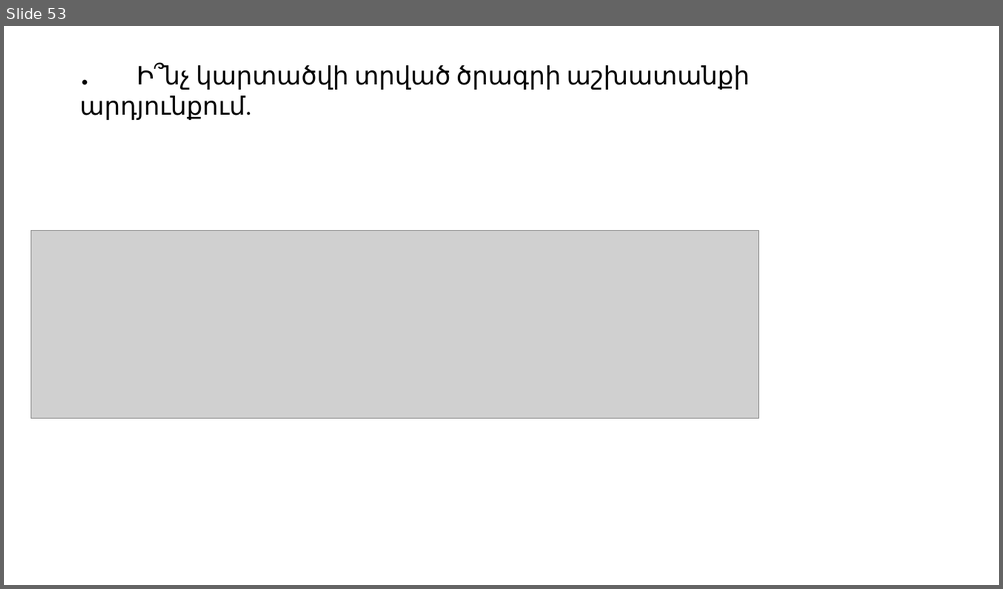
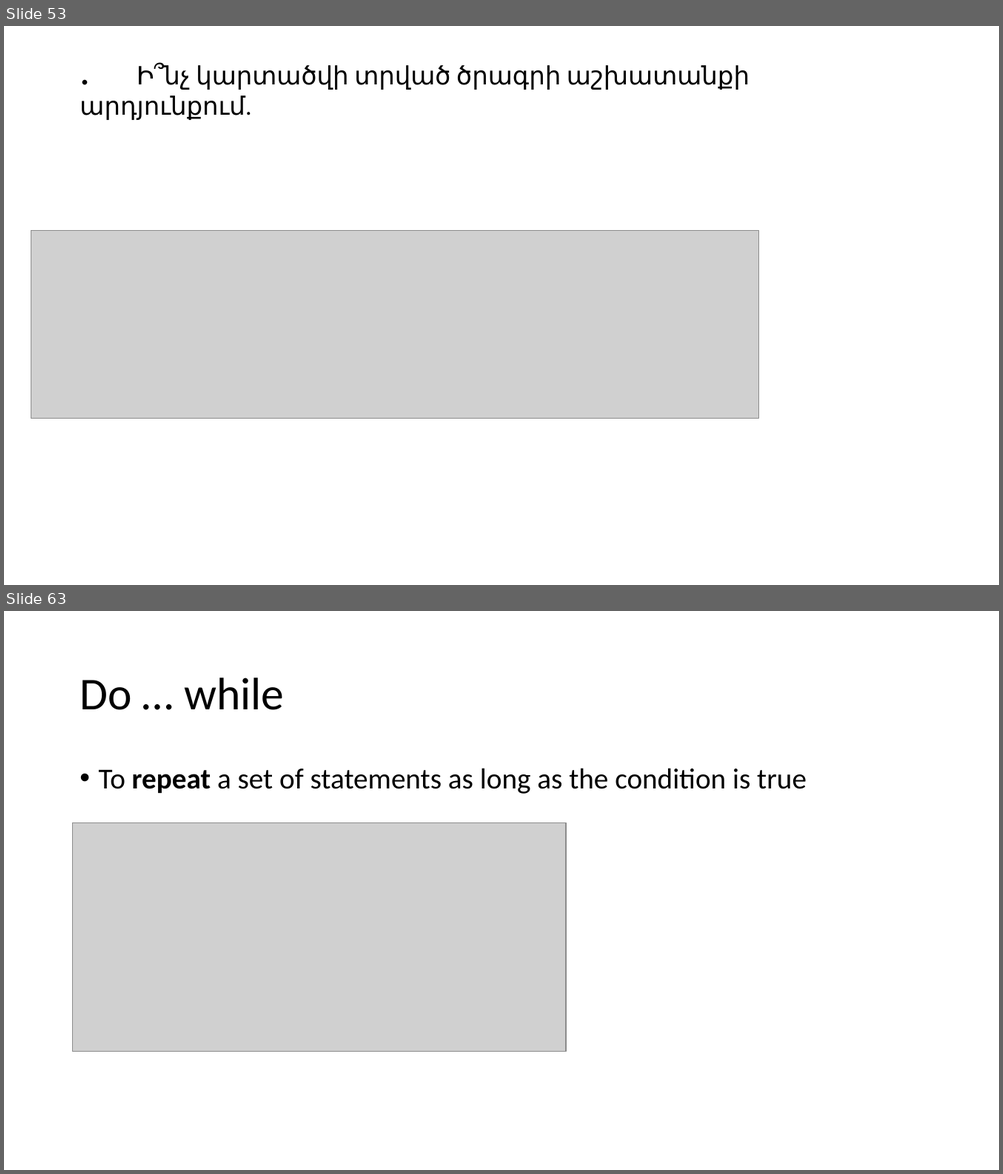
Before and after one commit to Zilfimian/VBA-Spring_2019-YSU, a slide deck: Problems/VBA.pptx. Shown one above the other, each under a label of ours: slide 53 before the commit, slides 53 and 63 after it; the slides between them are not shown. The pictures are 1003x589 and 1003x1174 pixels, drawn with LibreOffice and Linux fonts; fonts in the diff are those of the drawing; grey boxes stand for pictures. Boxes give left, top, right and bottom in pixels: in the first picture for what was removed or moved away, otherwise in the second. Text is boxed around its words. In the diff, an @@ line names an element or a change of style, - is before the commit and + after.

```diff
--- a/Problems/VBA.pptx
+++ b/Problems/VBA.pptx
@@ slide 63 added at (4, 611, 999, 1170), background #FFFFFF @@
@@ title added at (79, 678, 284, 710), 44 pt, text #000000 @@
+Do … while
@@ text added at (99, 768, 806, 794), 28 pt, text #000000 @@
+• To repeat a set of statements as long as the condition is true
@@ picture added at (73, 823, 566, 1052) @@
```
Also in this commit, not shown: 1 slide changed, 14 other slides added.
